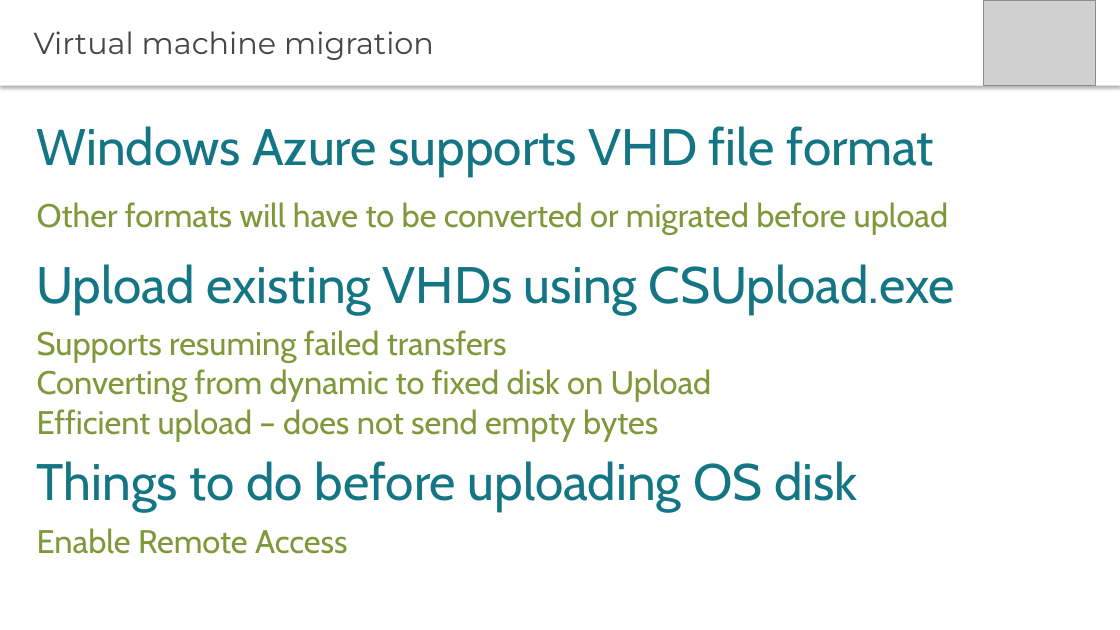
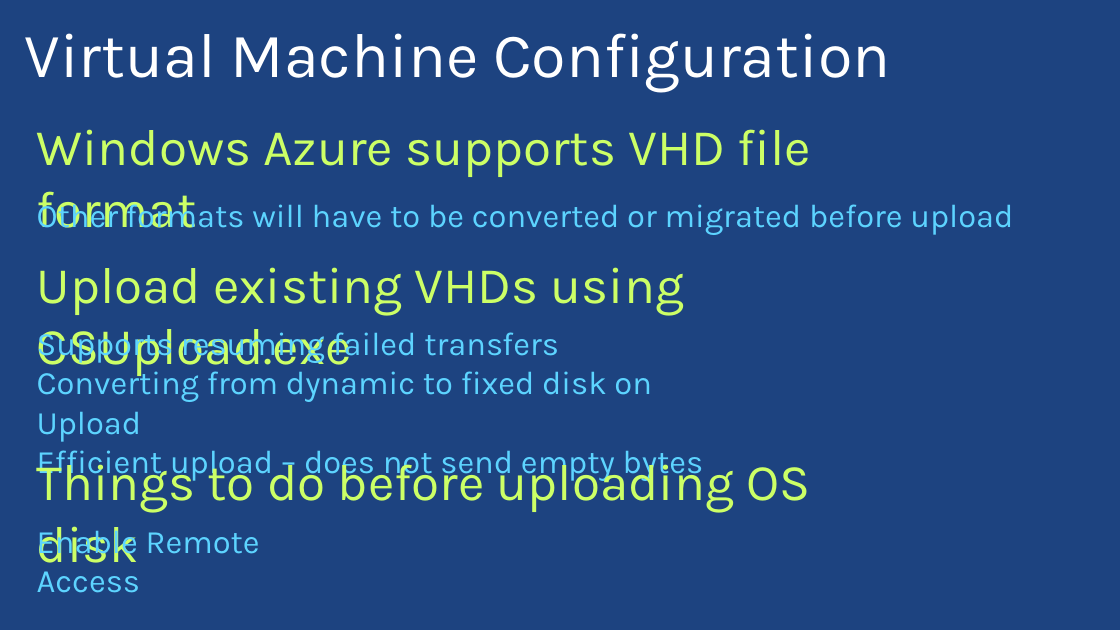
Before and after one commit to PyroJoke/AzureBootcamp2015Kharkiv, a slide deck: slide 29 of Virtual Machines Automated Deployment/Global Azure Bootcamp - Automating Azure VMs with Powershell.pptx (slide 23 before the commit). Drawn at 1120x630 pixels with LibreOffice and Linux fonts; fonts in the diff are those of the drawing; grey boxes stand for pictures; background and template pictures are left out. Boxes give left, top, right and bottom in pixels: in the first picture for what was removed or moved away, otherwise in the second. Text is boxed around its words. In the diff, an @@ line names an element or a change of style, - is before the commit and + after.

```diff
--- a/Virtual Machines Automated Deployment/Global Azure Bootcamp - Automating Azure VMs with Powershell.pptx
+++ b/Virtual Machines Automated Deployment/Global Azure Bootcamp - Automating Azure VMs with Powershell.pptx
@@ background #FFFFFF to picture (left out) @@
@@ title "Virtual Machine Configuration": place and size @@
-title "Virtual Machine Configuration" at [0, 0, 1120, 86]
+title "Virtual Machine Configuration" at [25, 33, 890, 93]
@@ title "Virtual Machine Configuration" at [25, 33, 890, 93]: vertical alignment middle to bottom; fill #FFFFFF to none; shadow off @@
@@ picture removed at [984, 0, 1096, 86] @@
@@ title at [25, 33, 890, 93]: text changed; size 26 to 54 pt; font Montserrat to Karla; text colour #464547 to #FFFFFF @@
-Virtual machine migration
+Virtual Machine Configuration
@@ font Cabin to Karla, text colour #137584 to #CCFF66 in 3 elements at [37, 267, 684, 377], [37, 454, 810, 574], [37, 129, 811, 228] @@
@@ font Cabin to Karla, text colour #7F993A to #5DD4FF in 3 elements at [37, 198, 1013, 235], [37, 329, 704, 482], [37, 526, 260, 593] @@
```
Also in this commit, not shown: 21 other slides changed, 12 slides added, 4 slides removed, 4 other files.
